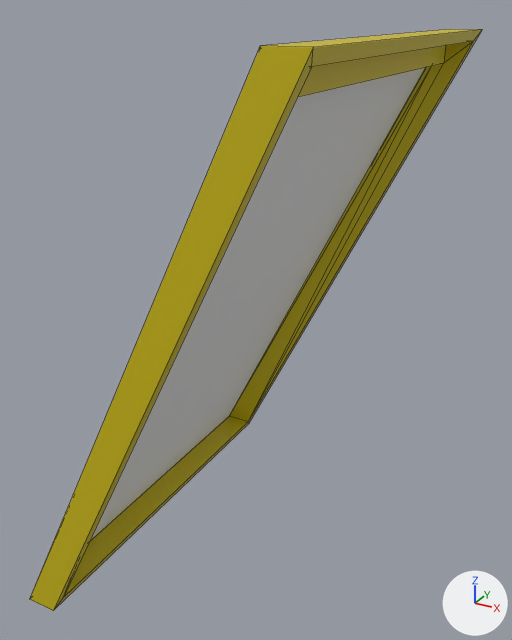
A saved change to the Blender file tsu_709/src/709_window_front_center.blend.
Both versions are drawn from a camera (50 mm lens) standing at (0.752, -0.821, 0.911) and looking at (0.162, 0.253, 0.374). The lights are fixed; the arrows at lower right show +X, +Y and +Z. The first picture is the older version. Mesh edges are drawn as thin lines.
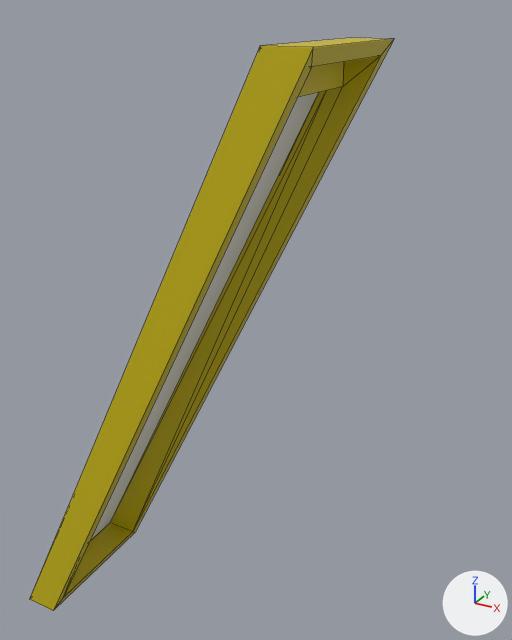
Location of each change, [x1, y1, x2, y2] in pixels of the pictures (512 x 640 px; the box of a moved part takes in the faces that stretch with it):
'Cube', reshaped (19% narrower)
    before: [30, 29, 482, 611]
    after: [30, 38, 394, 611]
part 1 of me_cube, moved or reshaped
    before: [97, 29, 482, 545]
    after: [97, 38, 394, 545]

The change, as a diff of the scene's bpy script:
```diff
--- a/tsu_709/src/709_window_front_center.blend.py
+++ b/tsu_709/src/709_window_front_center.blend.py
@@ me_cube @@
 # used by ob_cube; location = (0.0, 0.0, 0.0); scale = (0.125, 0.125, 0.125)
-me_cube.from_pydata(...)  # 24 vertices, 35 faces; spans x -1.0..3.48, y -1.0..5.0, z -1.0..7.0
+me_cube.from_pydata(...)  # 24 vertices, 35 faces; spans x -1.0..3.48, y -1.0..1.0, z -1.0..7.0
+# me_cube part 1: all 12 vertices in x -1.0..3.48, y 4.84..5.0, z -1.0..7.0 are moved by (0.0, -4.0, 0.0)
 me_cube.materials.append(mat_paintable)
```
